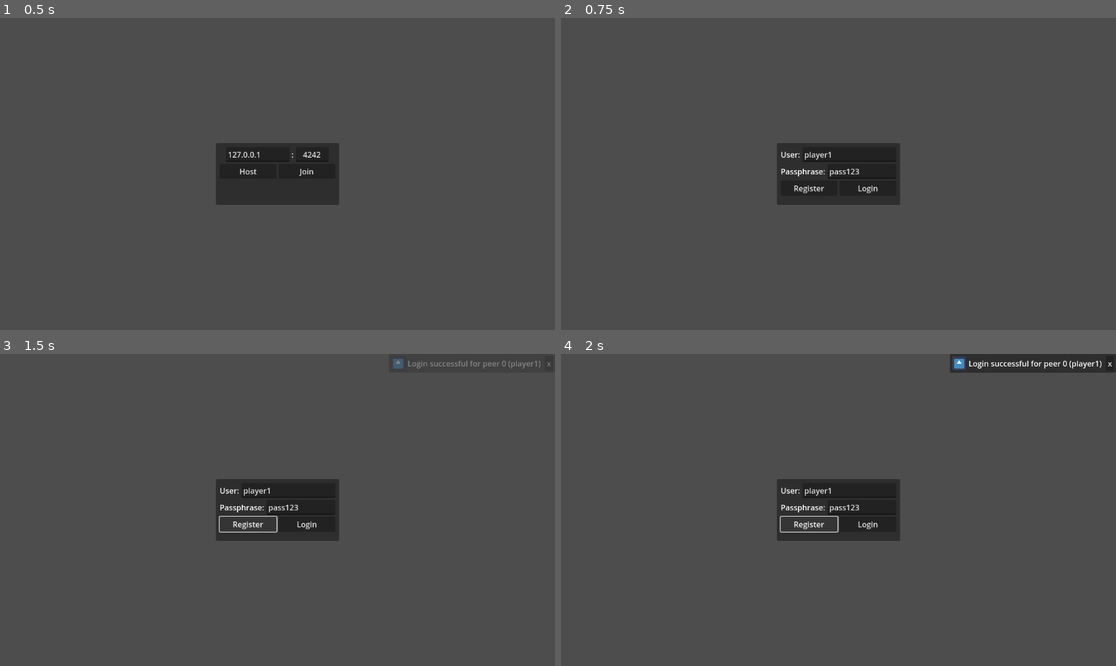
Above: before the commit, frames 1-4 (two rows, left to right).
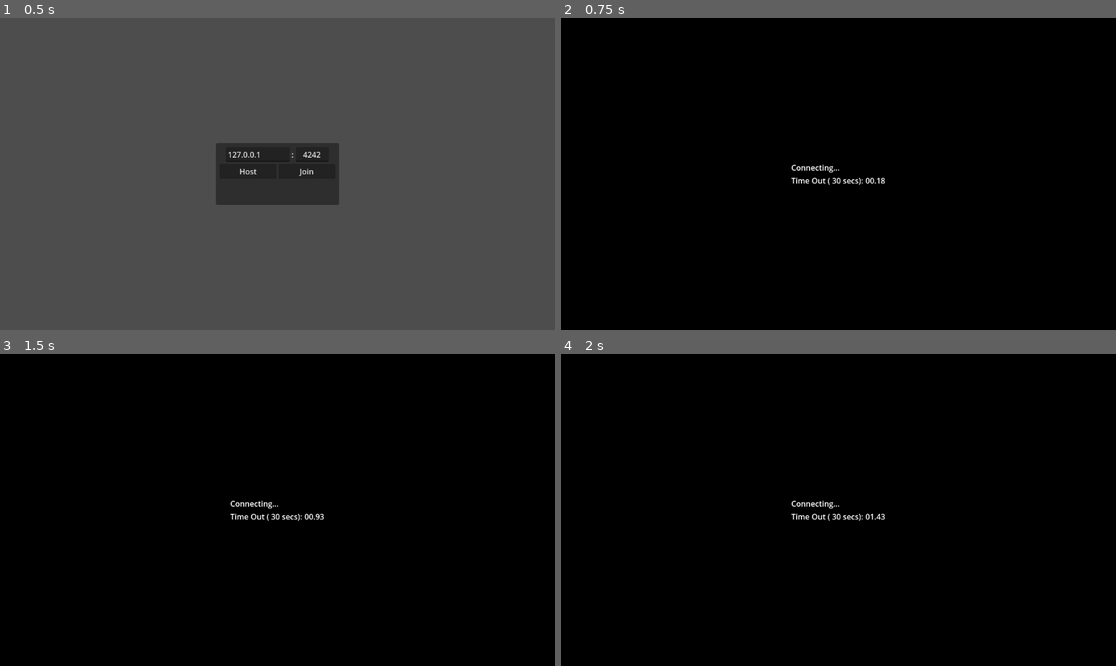
Above: after the commit, the same moments.

Repository: Lightnet/gd_auth_login_sample
Game: Godot game, scene res://scenes/game_controller.tscn
Same seed, same stepped clock (60 frames per second), same inputs: the game is played once before the commit and once after it. The engine's default icon, where the game draws it, is replaced by a stand-in: a white triangle on a blue panel in a dark square.
Inputs:
- Up to frame 1 (0.5 s): no input
- Up to frame 2 (0.75 s): click "Join" at 0.5 s
- Up to frame 3 (1.5 s): click "Register" at 1.25 s
- Up to frame 4 (2 s): no input

Frame 1 is identical in both runs. In frame 2, 100% of the frame differs, in the area x 0-100%, y 0-100%; in frame 3, 100%; in frame 4, 100%.
Error before the commit: Invalid access to property or key '1' on a base object of type 'Dictionary'. (res://scripts/game_network.gd:219)

Commit message:
add status connection for fail connect.

Diff:
--- a/project.godot
+++ b/project.godot
@@ -23,6 +23,7 @@
 [global_group]
 
 notify=""
+connectionstatus=""
 
 [rendering]
 
--- a/scenes/game_controller.tscn
+++ b/scenes/game_controller.tscn
@@ -1,10 +1,11 @@
-[gd_scene load_steps=6 format=3 uid="uid://c0bifwyblssp"]
+[gd_scene load_steps=7 format=3 uid="uid://c0bifwyblssp"]
 
 [ext_resource type="Script" uid="uid://dcnav1hs860te" path="res://scripts/game_controller.gd" id="1_vq0e2"]
 [ext_resource type="Script" uid="uid://cuj5ae1xravsv" path="res://scripts/ui_control_host_join.gd" id="2_vc4nx"]
 [ext_resource type="Script" uid="uid://dnt15k0x6nv0i" path="res://scripts/ui_access.gd" id="3_ts4rt"]
 [ext_resource type="Script" uid="uid://bp0sxucx411vn" path="res://scripts/ui_notify.gd" id="4_h843c"]
 [ext_resource type="PackedScene" uid="uid://c0nd1kvgndbaa" path="res://scenes/ui_notify_message.tscn" id="4_rc0pn"]
+[ext_resource type="Script" uid="uid://bkwlgtrl7brh2" path="res://scripts/ui_connect_status.gd" id="6_e85df"]
 
 [node name="GameController" type="Node"]
 script = ExtResource("1_vq0e2")
@@ -247,7 +248,54 @@
 [node name="UINotifyMessage" parent="CanvasLayer/UINotify/VBC_Messages" instance=ExtResource("4_rc0pn")]
 layout_mode = 2
 
+[node name="UIConnectStatus" type="Control" parent="CanvasLayer" groups=["connectionstatus"]]
+visible = false
+layout_mode = 3
+anchors_preset = 15
+anchor_right = 1.0
+anchor_bottom = 1.0
+grow_horizontal = 2
+grow_vertical = 2
+script = ExtResource("6_e85df")
+
+[node name="ColorRect" type="ColorRect" parent="CanvasLayer/UIConnectStatus"]
+layout_mode = 1
+anchors_preset = 15
+anchor_right = 1.0
+anchor_bottom = 1.0
+grow_horizontal = 2
+grow_vertical = 2
+color = Color(0, 0, 0, 1)
+
+[node name="CenterContainer" type="CenterContainer" parent="CanvasLayer/UIConnectStatus"]
+layout_mode = 1
+anchors_preset = 15
+anchor_right = 1.0
+anchor_bottom = 1.0
+grow_horizontal = 2
+grow_vertical = 2
+
+[node name="VBoxContainer" type="VBoxContainer" parent="CanvasLayer/UIConnectStatus/CenterContainer"]
+layout_mode = 2
+
+[node name="Label" type="Label" parent="CanvasLayer/UIConnectStatus/CenterContainer/VBoxContainer"]
+layout_mode = 2
+text = "Connecting..."
+
+[node name="HBoxContainer" type="HBoxContainer" parent="CanvasLayer/UIConnectStatus/CenterContainer/VBoxContainer"]
+layout_mode = 2
+alignment = 1
+
+[node name="Label" type="Label" parent="CanvasLayer/UIConnectStatus/CenterContainer/VBoxContainer/HBoxContainer"]
+layout_mode = 2
+text = "Time Out ( 30 secs):"
+
+[node name="Label2" type="Label" parent="CanvasLayer/UIConnectStatus/CenterContainer/VBoxContainer/HBoxContainer"]
+layout_mode = 2
+text = "00"
+
 [connection signal="pressed" from="CanvasLayer/UIMultiplayer/CenterContainer/PanelContainer/MarginContainer/VBoxContainer/HBoxContainer2/btn_host" to="CanvasLayer/UIMultiplayer" method="_on_btn_host_pressed"]
 [connection signal="pressed" from="CanvasLayer/UIMultiplayer/CenterContainer/PanelContainer/MarginContainer/VBoxContainer/HBoxContainer2/btn_join" to="CanvasLayer/UIMultiplayer" method="_on_btn_join_pressed"]
 [connection signal="pressed" from="CanvasLayer/UIAccess/CenterContainer/PanelContainer/MarginContainer/VBoxContainer/HBoxContainer2/btn_register" to="CanvasLayer/UIAccess" method="_on_btn_register_pressed"]
 [connection signal="pressed" from="CanvasLayer/UIAccess/CenterContainer/PanelContainer/MarginContainer/VBoxContainer/HBoxContainer2/btn_login" to="CanvasLayer/UIAccess" method="_on_btn_login_pressed"]
+[connection signal="visibility_changed" from="CanvasLayer/UIConnectStatus" to="CanvasLayer/UIConnectStatus" method="_on_visibility_changed"]
--- a/scripts/game_network.gd
+++ b/scripts/game_network.gd
@@ -17,6 +17,7 @@
 
 # Signals for game logic
 signal player_connected(peer_id: int, player_info: Dictionary)
+signal player_failed_connected
 signal player_disconnected(peer_id: int)
 signal server_disconnected()
 
@@ -89,10 +90,15 @@
 
 func _on_connected_to_server():
 	print("Connected to server, local peer ID: %d" % local_player_id)
+	Global.hide_connection_status()
+	sent_notify_message(local_player_id, "Connected to server, local peer ID: %d" % local_player_id)
 
 func _on_connection_failed():
 	print("Connection to server failed")
 	multiplayer.multiplayer_peer = null
+	Global.hide_connection_status()
+	sent_notify_message(local_player_id, "Connection to server failed")
+	player_failed_connected.emit()
 
 func _on_server_disconnected():
 	print("Disconnected from server")
@@ -248,3 +254,5 @@
 			notify_message(_message)
 		else:
 			notify_message.rpc_id(pid,_message)
+	else:
+		notify_message(_message)
--- a/scripts/global.gd
+++ b/scripts/global.gd
@@ -1,11 +1,22 @@
 extends Node
 
+func _ready() -> void:
+	pass
 
-# Called when the node enters the scene tree for the first time.
-func _ready() -> void:
-	pass # Replace with function body.
+func _process(delta: float) -> void:
+	pass
 
 
-# Called every frame. 'delta' is the elapsed time since the previous frame.
-func _process(delta: float) -> void:
+func show_connection_status()-> void:
+	#connectionstatus
+	var connectionstatuses = get_tree().get_nodes_in_group("connectionstatus")
+	if len(connectionstatuses) == 1:
+		connectionstatuses[0].show()
 	pass
+
+func hide_connection_status()-> void:
+	#connectionstatus
+	var connectionstatuses = get_tree().get_nodes_in_group("connectionstatus")
+	if len(connectionstatuses) == 1:
+		connectionstatuses[0].hide()
+	pass
--- /dev/null
+++ b/scripts/ui_connect_status.gd
@@ -0,0 +1,23 @@
+extends Control
+
+@onready var label_2: Label = $CenterContainer/VBoxContainer/HBoxContainer/Label2
+
+var  is_start:bool = false
+var time:float = 0.0
+
+func _ready() -> void:
+	pass
+
+func _process(delta: float) -> void:
+	if is_start:
+		time += delta
+		#label_2.text = str(time)
+		label_2.text = "%05.2f" % time  # Format time as 00.00
+	pass
+
+func _on_visibility_changed() -> void:
+	print("visible: ", visible)
+	if visible:
+		time = 0.0
+		is_start = true
+	pass
--- a/scripts/ui_control_host_join.gd
+++ b/scripts/ui_control_host_join.gd
@@ -11,9 +11,17 @@
 
 
 func _ready() -> void:
+
+	GameNetwork.player_failed_connected.connect(_on_failed_connected)
+
 	ui_multiplayer.show()
 	ui_access.hide()
 	#pass
+
+func _on_failed_connected()->void:
+	ui_multiplayer.show()
+	ui_access.hide()
+	pass
 
 func _process(delta: float) -> void:
 	pass
@@ -28,6 +36,7 @@
 func _on_btn_join_pressed() -> void:
 	label_network_type.text = "CLIENT"
 	GameNetwork.join_server(line_edit_address.text,line_edit_port.text.to_int())
+	Global.show_connection_status()
 	ui_multiplayer.hide()
 	ui_access.show()
 	#pass
Not shown, added: scripts/ui_connect_status.gd.uid
Not shown, changed: README.md
